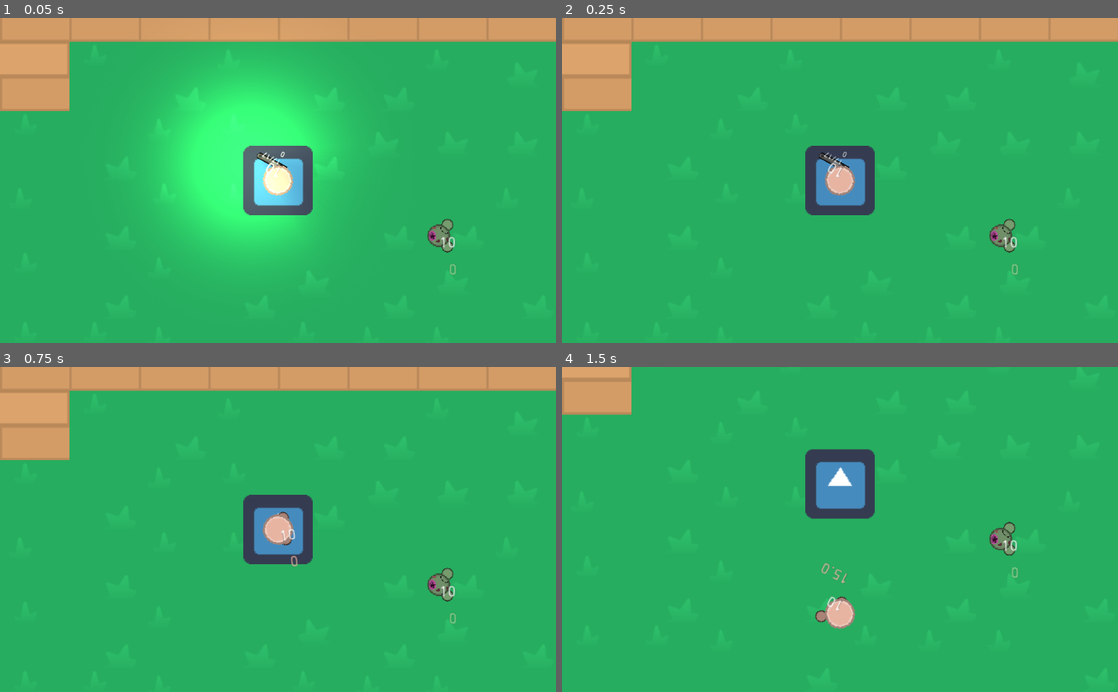
Above: before the commit, frames 1-4 (two rows, left to right).
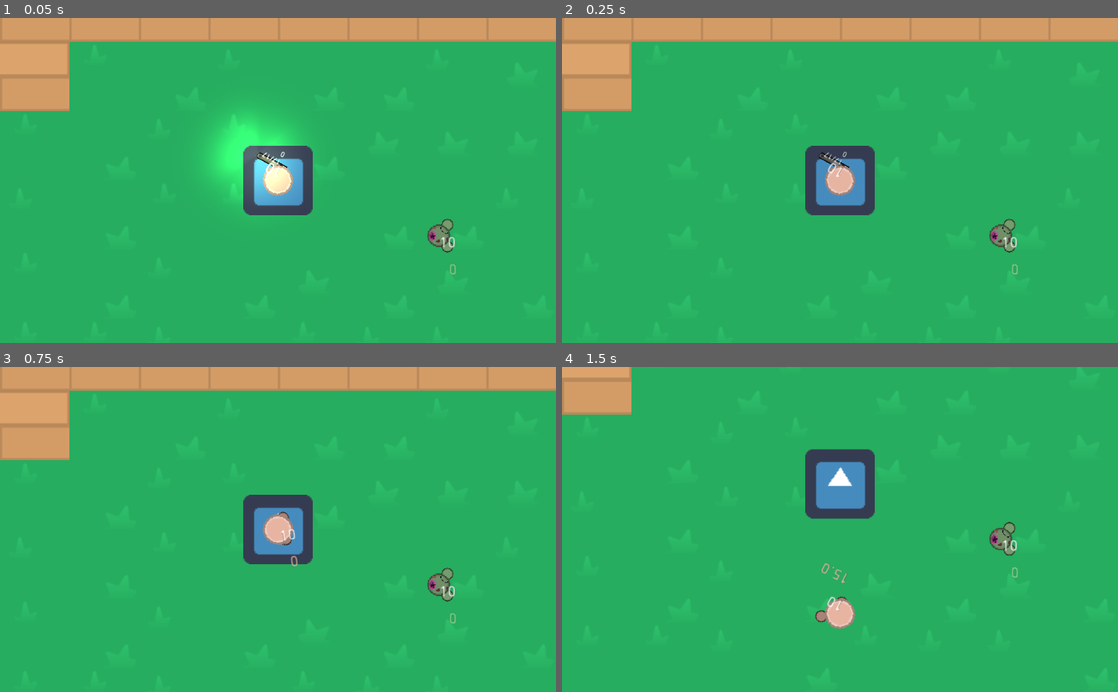
Above: after the commit, the same moments.

Repository: Panda248/Hu-Yang-Yoyale
Game: Godot game, scene res://World.tscn
The game is run twice, just before and just after one commit, with the same random seed, the same clock (stepped at 60 frames per second) and the same inputs. The engine's default icon, where the game draws it, is replaced by a stand-in: a white triangle on a blue panel in a dark square.
Inputs (mouse positions are in pixels of both pictures, inside the frame that each line leads up to):
- Up to frame 1 (0.05 s): no input
- Up to frame 2 (0.25 s): no input
- Up to frame 3 (0.75 s): tap Enter at 0.5 s; move the mouse to (400, 513) at 0.52 s; hold E (game_switch_weapon_right) from 0.53 s (still down); tap F (game_interact) at 0.6 s
- Up to frame 4 (1.5 s): tap Space at 1.25 s; move the mouse to (728, 545) at 1.27 s; release E (game_switch_weapon_right) at 1.28 s; hold Down (ui_down) from 1.28 s (still down); click (728, 545) at 1.35 s

The runs differ from the first frame. In frame 1, 14% of the frame differs, in the area x 27-63%, y 13-76%; in frame 2, nothing differs; in frame 3, nothing differs; in frame 4, nothing differs.

Commit message:
muzzle flash tweaks

Diff:
--- a/Enemy.tscn
+++ b/Enemy.tscn
@@ -42,6 +42,9 @@
 "update": 1,
 "values": [ true, false ]
 }
+
+[sub_resource type="OccluderPolygon2D" id=6]
+polygon = PoolVector2Array( -8, -8, -2, -11, 2, -11, 8, -8, 11, -2, 11, 2, 8, 8, 2, 11, -2, 11, -8, 8, -11, 3, -11, -2 )
 
 [node name="Enemy" type="KinematicBody2D"]
 script = ExtResource( 1 )
@@ -92,6 +95,9 @@
 margin_right = 40.0
 margin_bottom = 14.0
 
+[node name="LightOccluder2D" type="LightOccluder2D" parent="."]
+occluder = SubResource( 6 )
+
 [connection signal="body_entered" from="FOV" to="." method="_on_FOV_body_entered"]
 [connection signal="body_exited" from="FOV" to="." method="_on_FOV_body_exited"]
 [connection signal="body_entered" from="Range" to="." method="_on_Range_body_entered"]
--- a/Pistol.tscn
+++ b/Pistol.tscn
@@ -8,7 +8,7 @@
 [ext_resource path="res://res/exported/light.png" type="Texture" id=6]
 
 [sub_resource type="OccluderPolygon2D" id=1]
-polygon = PoolVector2Array( 36, -2, 40, -2, 40, 2, 36, 2 )
+polygon = PoolVector2Array( 44, -2, 48, -6, -16, -6, -16, 6, 48, 6, 44, 2 )
 
 [node name="Pistol" type="Sprite"]
 scale = Vector2( 0.5, 0.5 )
@@ -44,14 +44,18 @@
 stream = ExtResource( 5 )
 
 [node name="MuzzleFlash" type="Light2D" parent="."]
-position = Vector2( 48, 0 )
+position = Vector2( 44, 0 )
 texture = ExtResource( 6 )
+texture_scale = 0.5
 color = Color( 0.866667, 1, 0.533333, 1 )
-range_height = 10.0
+range_item_cull_mask = 3
 shadow_enabled = true
 shadow_gradient_length = 300.0
 shadow_filter = 5
 shadow_filter_smooth = 64.0
+shadow_item_cull_mask = 3
 
 [node name="LightOccluder2D" type="LightOccluder2D" parent="."]
+light_mask = 2
 occluder = SubResource( 1 )
+light_mask = 2
--- a/World.tscn
+++ b/World.tscn
@@ -142,11 +142,11 @@
 [node name="Player" parent="." instance=ExtResource( 2 )]
 
 [node name="Light2D" type="Light2D" parent="Player"]
+visible = false
 scale = Vector2( 9.75, 9.46875 )
-enabled = false
 texture = ExtResource( 4 )
-offset = Vector2( 0, 2 )
 texture_scale = 0.2
+energy = 0.5
 range_height = 10.0
 shadow_enabled = true
 shadow_gradient_length = 1.0
--- a/project.godot
+++ b/project.godot
@@ -151,6 +151,8 @@
 
 [layer_names]
 
+2d_render/layer_1="world"
+2d_render/layer_2="items"
 2d_physics/layer_1="World"
 2d_physics/layer_2="Hitbox"
 
Not shown: 1 places in Enemy.tscn that only renumber resources
